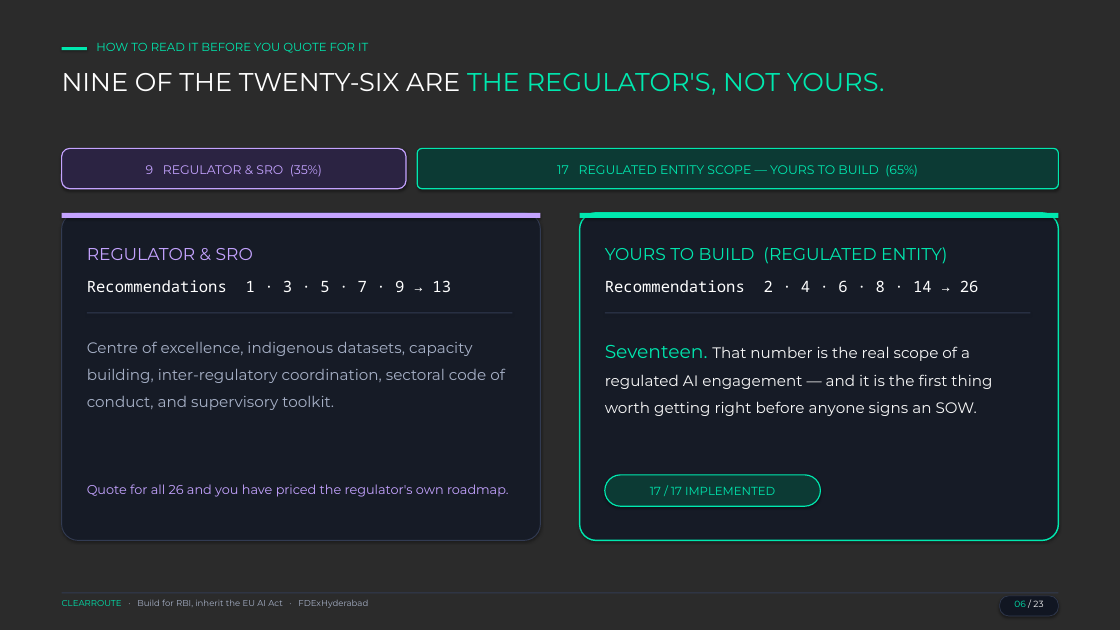
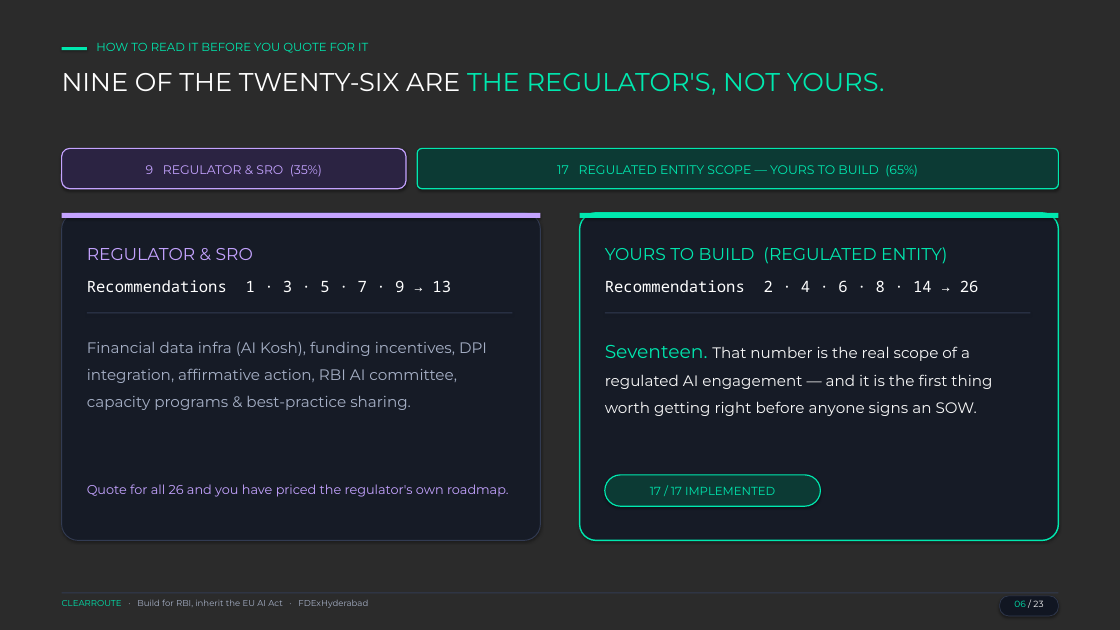
Before and after one commit to PratikDhanave/Build-For-RBI-Inherit-The-EU-AI-Act, a slide deck: slide 6 of build-for-rbi-ppt.pptx. Drawn at 1120x630 pixels with LibreOffice and Linux fonts; fonts in the diff are those of the drawing; background and template pictures are left out; a plain dark background stands for a picture behind light text. Boxes give left, top, right and bottom in pixels: in the first picture for what was removed or moved away, otherwise in the second. Text is boxed around its words. In the diff, an @@ line names an element or a change of style, - is before the commit and + after.

```diff
--- a/build-for-rbi-ppt.pptx
+++ b/build-for-rbi-ppt.pptx
@@ text at bbox=[87, 341, 487, 410]: text changed @@
-Centre of excellence, indigenous datasets, capacity building, inter-regulatory coordination, sectoral code of conduct, and supervisory toolkit.
+Financial data infra (AI Kosh), funding incentives, DPI integration, affirmative action, RBI AI committee, capacity programs & best-practice sharing.
```
Also in this commit, not shown: 3 other slides changed, 17 other files.
